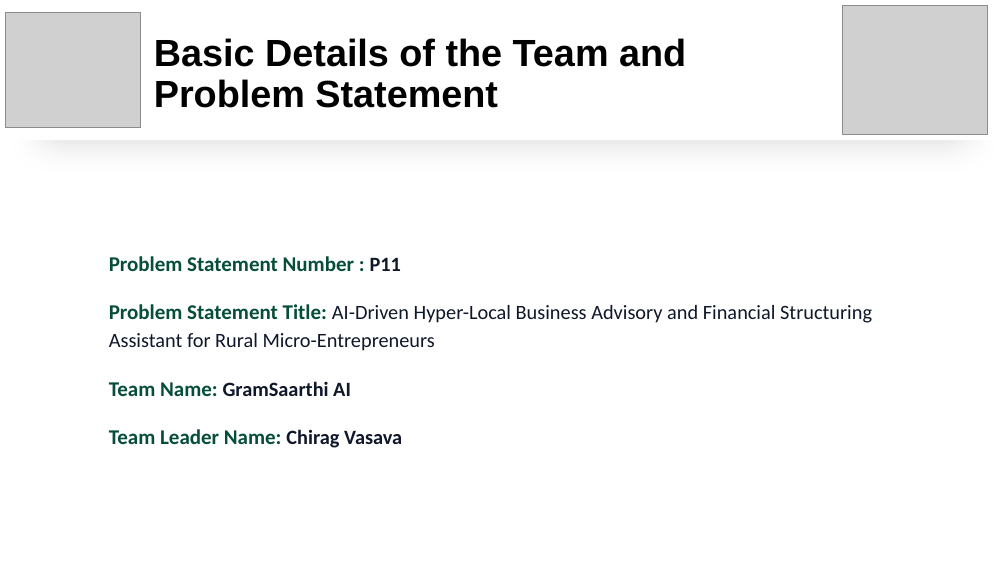
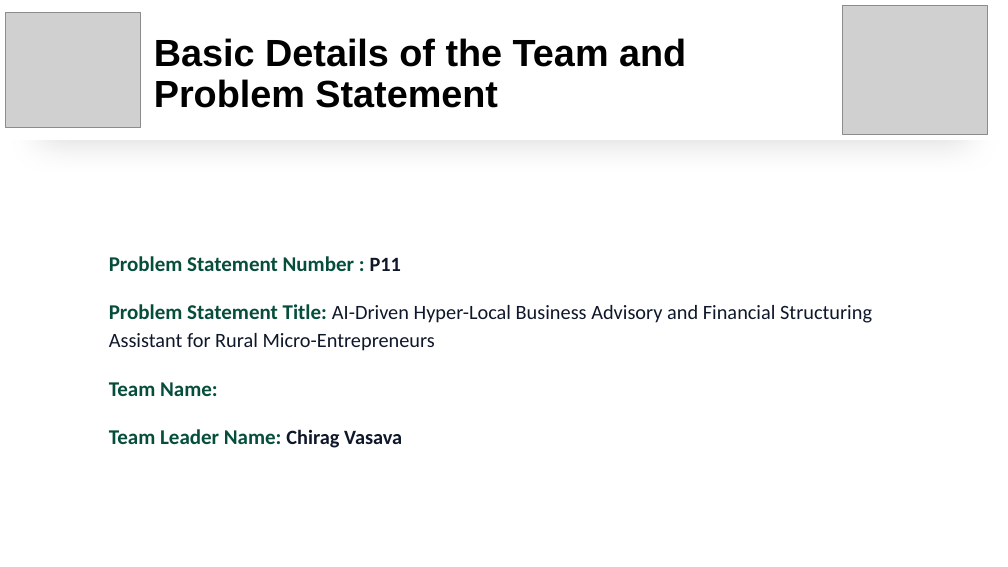
Before and after one commit to ChiragVasava/gramsaarthi-ai, a slide deck: slide 1 of MD_Files/GramSaarthi_AI_Hackathon_Presentation.pptx. Drawn at 1008x567 pixels with LibreOffice and Linux fonts; fonts in the diff are those of the drawing; grey boxes stand for pictures. Boxes give left, top, right and bottom in pixels: in the first picture for what was removed or moved away, otherwise in the second. Text is boxed around its words. In the diff, an @@ line names an element or a change of style, - is before the commit and + after.

```diff
--- a/MD_Files/GramSaarthi_AI_Hackathon_Presentation.pptx
+++ b/MD_Files/GramSaarthi_AI_Hackathon_Presentation.pptx
@@ text at [109,382,218,396]: text changed; size 14.5 to 15 pt; text colour #0F172A to #064E3B @@
-Team Name: GramSaarthi AI
+Team Name:
```
Also in this commit, not shown: 1 other slide changed, 4 other files.
